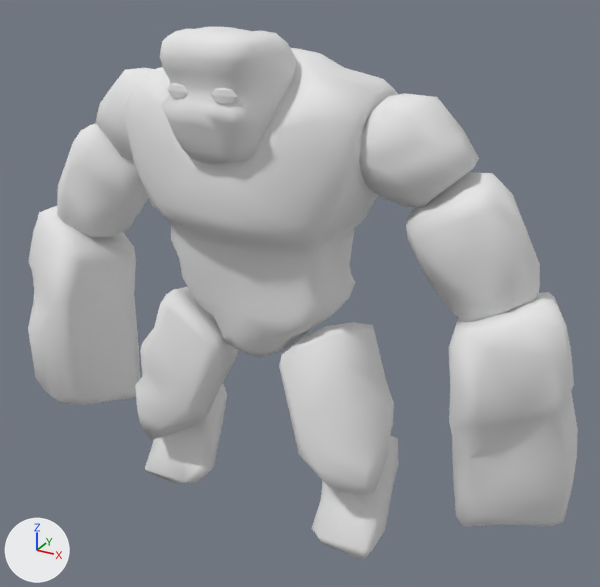
The OBJ model UUEngine/EngineCore/Models/TestModel/Stone.obj as it was, and as the next commit left it.
The view is the same before and after, from a camera (50 mm lens) standing at (7.64, -12.41, 11.05) and looking at (0.76, 0.1, 4.79). The axes (+X, +Y, +Z) are drawn at lower left. The lights are the same throughout. Where no turn or scale is listed for an object, it has been applied to the vertices.

Objects in the first picture: 'hands&leg.001_ice.003', 'head.001_ice.004', 'torso.001_ice.005'.
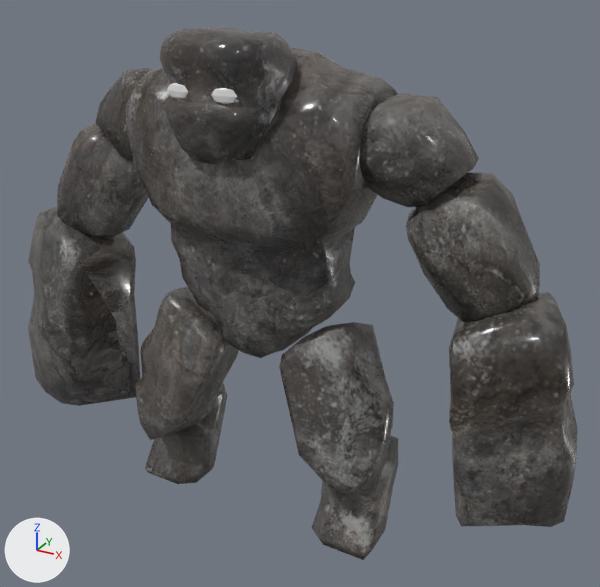
Where the change shows, as pixel boxes [x1, y1, x2, y2] in the pictures (600 x 587 px):
'hands&leg.001_ice.003', surface changed
    both: [28, 68, 578, 560]
'torso.001_ice.005', surface changed
    both: [125, 48, 398, 358]
'head.001_ice.004', surface changed
    both: [160, 26, 296, 164]

Edits to the bpy script that builds the scene:
```text
Add img_diffuso_tif:
    img_diffuso_tif = load_image('diffuso.tif', 'diffuso.tif', 1024, 1024, 'sRGB')
Add img_rough_tif:
    img_rough_tif = load_image('rough.tif', 'rough.tif', 1024, 1024, 'sRGB')
Add img_normal_png:
    img_normal_png = load_image('normal.png', 'normal.png', 2048, 2048, 'sRGB')
Change mat_stone:
    remove # nodes: BsdfPrincipled, OutputMaterial
    nodes: BsdfPrincipled, NormalMap, OutputMaterial, TexImage x3
    uses the picture img_diffuso_tif
    uses the picture img_normal_png
    uses the picture img_rough_tif
```
